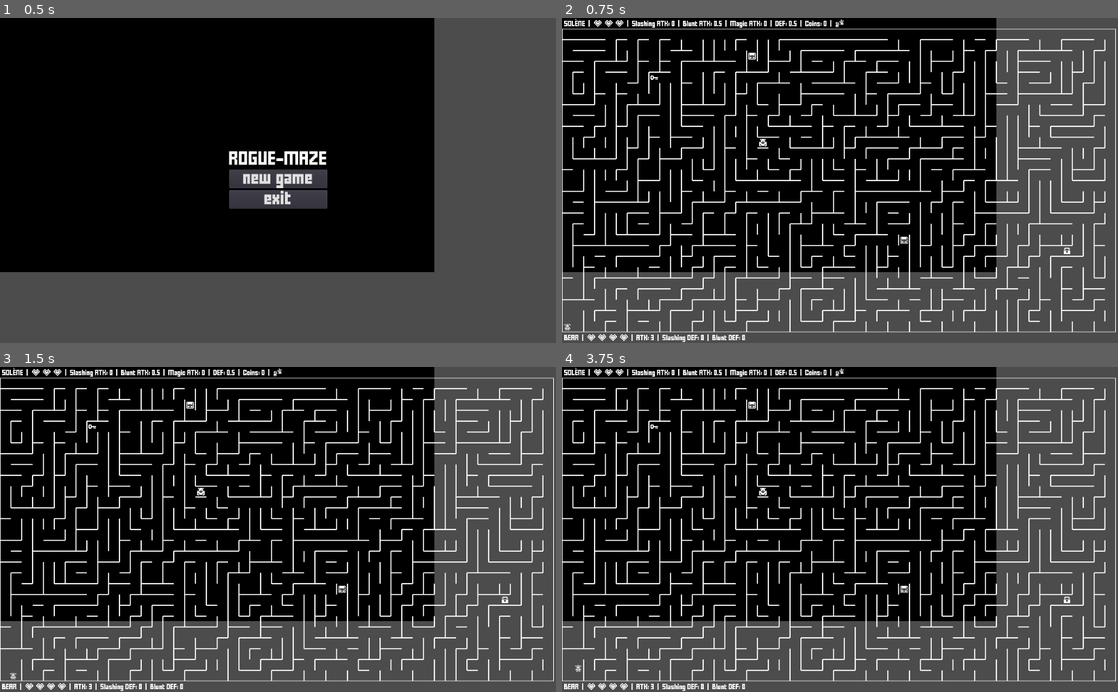
Above: before the commit, frames 1-4 (two rows, left to right).
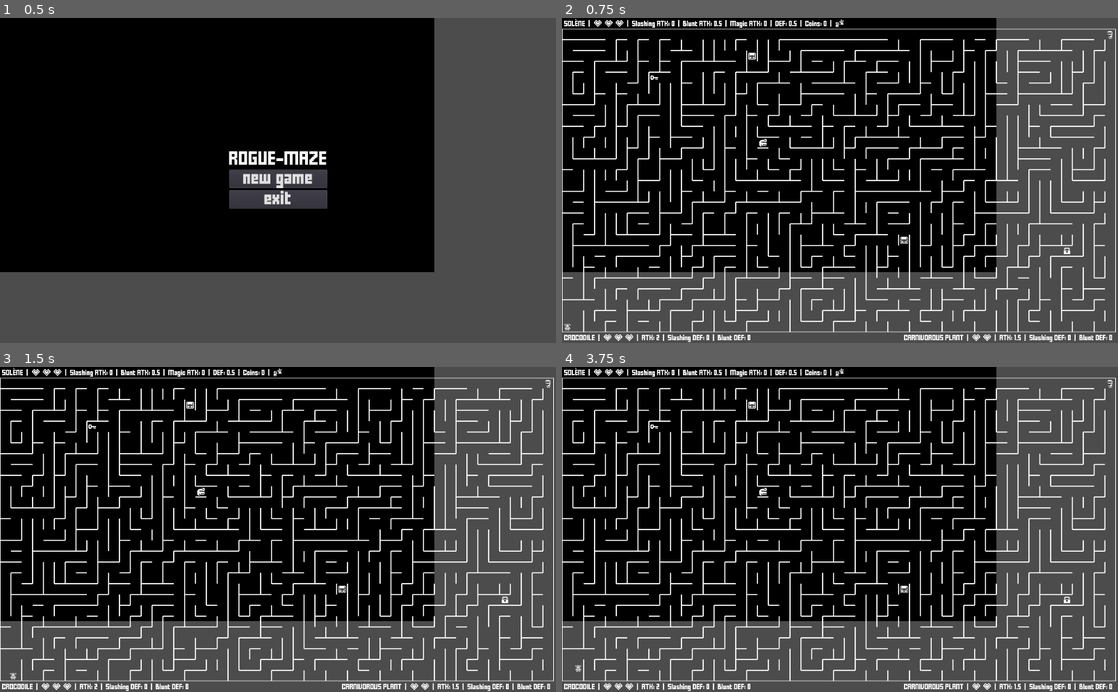
Above: after the commit, the same moments.

Repository: jGonzalezFernandez/rogue-maze
Game: Godot game, scene res://main/main.tscn
Two runs of this game, one before a commit and one after it. Both use one fixed random seed, a clock stepped at 60 frames per second and the inputs below.
Inputs:
- Up to frame 1 (0.5 s): no input
- Up to frame 2 (0.75 s): click "new game" at 0.5 s
- Up to frame 3 (1.5 s): tap Enter (bomb) at 1.25 s; hold Right (ui_right) from 1.28 s (still down); hold Enter (bomb) from 1.28 s (still down)
- Up to frame 4 (3.75 s): tap Space at 2, 3.5 s; release Right (ui_right) at 2.03 s; release Enter (bomb) at 2.03 s; hold Down (ui_down) 2.03-2.78 s; tap Shift (dash) at 2.1 s; tap Enter (bomb) at 2.75, 3.6 s; hold Right (ui_right) 2.78-3.53 s; hold Backspace (teleport) 2.78-3.53 s; hold Up (ui_up) from 3.53 s (still down)

Frame 1 is identical in both runs. In frame 2, 0.9% of the frame differs, in the area x 0-99%, y 3-100%; in frame 3, 0.9%; in frame 4, 0.9%.

Commit message:
Added carnivorous plant

Diff:
--- /dev/null
+++ b/grid_elements/characters/non_player/enemies/corporeal_enemies/immobile_enemies/carnivorous_plant/carnivorous_plant.gd
@@ -0,0 +1,15 @@
+class_name CarnivorousPlant
+extends ImmobileEnemy
+
+const TEXTURE_PATH = ResourcePath.IMMOBILE_ENEMIES + "/carnivorous_plant/carnivorous_plant.png"
+const TEXTURE = preload(TEXTURE_PATH)
+
+const NAME = "Carnivorous Plant"
+const INITIAL_HEALTH = 4
+const ATK = 3
+const FRIENDLY_FIRE = 2
+const SLASHING_DEF = 0
+const BLUNT_DEF = 0
+
+func _init(initial_position: Vector2, player, maze: Maze).(TEXTURE, NAME, initial_position, player, maze, INITIAL_HEALTH, ATK, FRIENDLY_FIRE, SLASHING_DEF, BLUNT_DEF) -> void:
+	pass
--- a/main/main.gd
+++ b/main/main.gd
@@ -1,6 +1,6 @@
 extends ColorRect
 
-const STARTING_POSITION = Vector2(Maze.MIN_X, Maze.MAX_Y)
+const STARTING_POSITION = Maze.BOTTOM_LEFT_CORNER
 const MAX_MINOR_ENEMIES_PER_LEVEL = 9
 
 const BACKGROUND_COLOR = Color.black
@@ -87,20 +87,16 @@
 	add_child(element)
 	other_elements.append(element)
 
-func set_char_position(character: Character, position: Vector2) -> void:
-	character.tween.remove_all()
-	character.modulate.a = character.max_alpha
-	character.position = position
-
 func new_level() -> void:
 	level_number += 1
 	match level_number:
 		1:
 			maze = Maze.new(GenerationAlgorithm.BINARY_TREE, true)
-			add_enemy(Bear.new(maze.random_center_position(), player, maze))
+			add_enemy(Crocodile.new(maze.random_center_position(), player, maze))
+			add_enemy(CarnivorousPlant.new(maze.TOP_RIGHT_CORNER, player, maze))
 		2:
 			maze = Maze.new(GenerationAlgorithm.SIDEWINDER, true)
-			add_enemy(Crocodile.new(maze.random_center_position(), player, maze))
+			add_enemy(Bear.new(maze.random_center_position(), player, maze))
 			add_enemy(Bat.new(maze.random_top_right_position(), player, maze))
 		3:
 			maze = Maze.new(GenerationAlgorithm.RECURSIVE_BACKTRACKER, true)
@@ -108,11 +104,11 @@
 			add_enemy(Scorpion.new(maze.random_center_position(), player, maze))
 			var excluded_positions: Array = []
 			for i in 3:
-				var web_position = maze.random_top_right_position(excluded_positions)
+				var web_position = maze.random_center_right_position(excluded_positions)
 				excluded_positions.append(web_position)
 				add_minor_enemy_if_possible(SpiderWeb.new(web_position, player, maze))
-			add_enemy(Spider.new(maze.random_top_right_position(excluded_positions), player, maze))
-			add_minor_enemy_if_possible(SpiderWeb.new(maze.random_center_right_position(), player, maze))
+			add_enemy(Spider.new(maze.random_center_right_position(excluded_positions), player, maze))
+			add_minor_enemy_if_possible(SpiderWeb.new(maze.random_top_right_position(), player, maze))
 		4:
 			maze = Maze.new(GenerationAlgorithm.RECURSIVE_DIVISION_WITH_ROOMS)
 			add_enemy(SkeletonKnight.new(maze.random_center_position(), player, maze))
@@ -178,6 +174,11 @@
 			remove_child(ally)
 	clean_array(other_elements)
 	remove(maze)
+
+func set_char_position(character: Character, position: Vector2) -> void:
+	character.tween.remove_all()
+	character.modulate.a = character.max_alpha
+	character.position = position
 
 func update_allies() -> void:
 	for i in range(allies.size() - 1, -1, -1):
--- a/maze/maze.gd
+++ b/maze/maze.gd
@@ -17,6 +17,8 @@
 const MAX_X = (COLUMNS + X_OFFSET - 1) * TILE_SIZE
 const MIN_Y = Y_OFFSET * TILE_SIZE
 const MAX_Y = (ROWS + Y_OFFSET - 1) * TILE_SIZE
+const BOTTOM_LEFT_CORNER = Vector2(MIN_X, MAX_Y)
+const TOP_RIGHT_CORNER = Vector2(MAX_X, MIN_Y)
 # We will divide the maze into 9 areas to balance a little the random distribution
 # of the grid elements during level generation
 var area_width = Utils.rounded_division(COLUMNS, 3.0)
--- a/project.godot
+++ b/project.godot
@@ -63,6 +63,11 @@
 "class": "Boots",
 "language": "GDScript",
 "path": "res://gui_elements/status_bar/items/boots/boots.gd"
+}, {
+"base": "ImmobileEnemy",
+"class": "CarnivorousPlant",
+"language": "GDScript",
+"path": "res://grid_elements/characters/non_player/enemies/corporeal_enemies/immobile_enemies/carnivorous_plant/carnivorous_plant.gd"
 }, {
 "base": "Reference",
 "class": "Cell",
@@ -301,6 +306,7 @@
 "BombBag": "",
 "BombExplosion": "",
 "Boots": "",
+"CarnivorousPlant": "",
 "Cell": "",
 "Character": "",
 "Cloak": "",
Binary file added: grid_elements/characters/non_player/enemies/corporeal_enemies/immobile_enemies/carnivorous_plant/carnivorous_plant.png
Not shown, added: grid_elements/characters/non_player/enemies/corporeal_enemies/immobile_enemies/carnivorous_plant/carnivorous_plant.png.import
